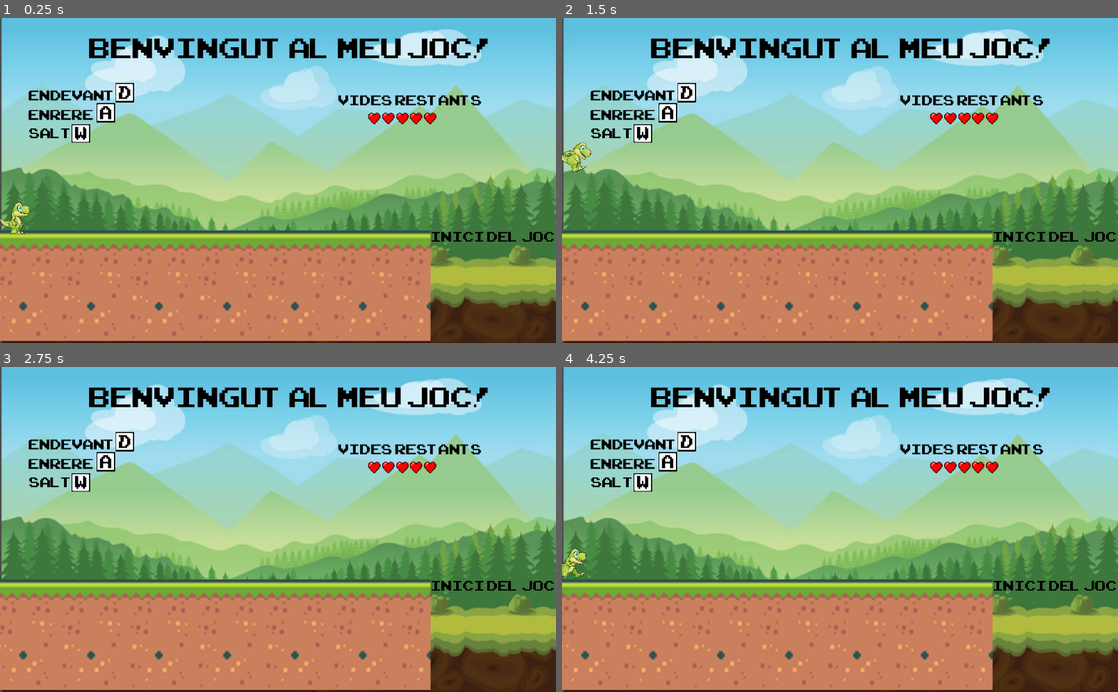
Above: before the commit, frames 1-4 (two rows, left to right).
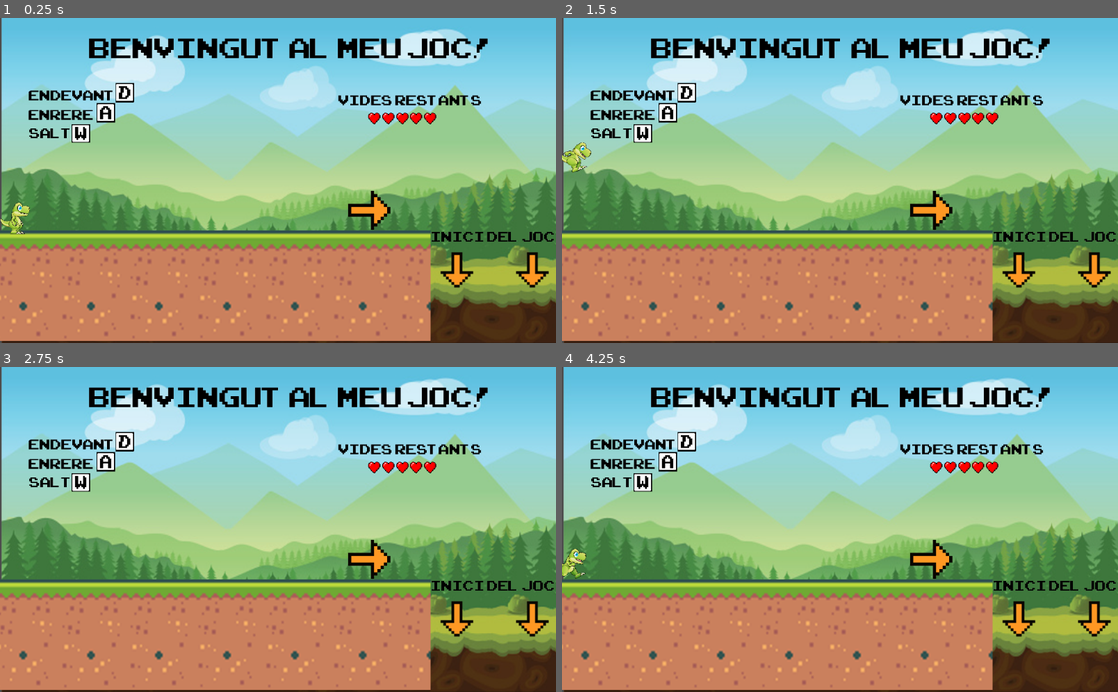
Above: after the commit, the same moments.

Repository: r0gergarc1a/Joc-Godot-Acabat-Roger-Garcia
Game: Godot game, scene res://Escenes/Pantalla Inicial.tscn
Same seed, same stepped clock (60 frames per second), same inputs: the game is played once before the commit and once after it.
Inputs:
- Up to frame 1 (0.25 s): no input
- Up to frame 2 (1.5 s): tap Enter (enter) at 0.5 s; hold Enter (enter) 0.53-1.28 s; tap W (salta) at 0.77 s; tap D (mou_dreta) at 1.35 s
- Up to frame 3 (2.75 s): tap W (salta) at 1.52 s; hold A (mou_esquerra) from 2.03 s (still down)
- Up to frame 4 (4.25 s): tap Space at 2.75 s; release A (mou_esquerra) at 2.78 s; tap Enter (enter) at 2.85, 3.5 s; tap W (salta) at 3.02, 3.77 s; hold D (mou_dreta) from 3.53 s (still down)

The runs differ from the first frame. In frame 1, 1.3% of the frame differs, in the area x 37-100%, y 4-89%; in frame 2, 1.3%; in frame 3, 1.3%; in frame 4, 1.3%.

Commit message:
joc acabat

Diff:
--- a/Escenes/Pantalla Inicial.tscn
+++ b/Escenes/Pantalla Inicial.tscn
@@ -13,15 +13,16 @@
 [ext_resource path="res://Elements/vida.png" type="Texture" id=11]
 [ext_resource path="res://Elements/Lletra/A.PNG" type="Texture" id=12]
 [ext_resource path="res://Elements/Lletra/D.PNG" type="Texture" id=13]
+[ext_resource path="res://c765e9bb40fd38a.png" type="Texture" id=14]
 
 [sub_resource type="RectangleShape2D" id=1]
-extents = Vector2( 207.75, 38 )
+extents = Vector2( 207.75, 36.5 )
 
 [node name="Node2D" type="Node2D"]
 position = Vector2( 3, -1 )
 
 [node name="Fons" type="TextureRect" parent="."]
-margin_right = 1028.0
+margin_right = 1026.0
 margin_bottom = 602.0
 texture = ExtResource( 8 )
 expand = true
@@ -56,7 +57,7 @@
 [node name="Teletransport" type="Area2D" parent="."]
 
 [node name="CollisionShape2D" type="CollisionShape2D" parent="Teletransport"]
-position = Vector2( 996, 559 )
+position = Vector2( 996, 560.5 )
 shape = SubResource( 1 )
 
 [node name="D" type="Sprite" parent="."]
@@ -107,4 +108,21 @@
 [node name="Personatge" parent="." instance=ExtResource( 5 )]
 position = Vector2( 52, 331 )
 
+[node name="C765E9Bb40Fd38a" type="Sprite" parent="."]
+position = Vector2( 841, 461 )
+rotation = 1.5708
+scale = Vector2( 0.5, 0.5 )
+texture = ExtResource( 14 )
+
+[node name="C765E9Bb40Fd38a2" type="Sprite" parent="."]
+position = Vector2( 980, 461 )
+rotation = 1.5708
+scale = Vector2( 0.5, 0.5 )
+texture = ExtResource( 14 )
+
+[node name="C765E9Bb40Fd38a3" type="Sprite" parent="."]
+position = Vector2( 671, 353 )
+scale = Vector2( 0.6, 0.6 )
+texture = ExtResource( 14 )
+
 [connection signal="body_entered" from="Teletransport" to="Personatge" method="_on_Teletransport_body_entered"]
--- a/Escenes/Personatge.tscn
+++ b/Escenes/Personatge.tscn
@@ -19,6 +19,11 @@
 "name": "default",
 "speed": 10.0
 }, {
+"frames": [ ExtResource( 5 ) ],
+"loop": true,
+"name": "Salt2",
+"speed": 5.0
+}, {
 "frames": [ ExtResource( 8 ), ExtResource( 7 ), ExtResource( 6 ), ExtResource( 4 ) ],
 "loop": true,
 "name": "corre",
@@ -27,11 +32,6 @@
 "frames": [ ExtResource( 3 ) ],
 "loop": true,
 "name": "Salt1",
-"speed": 5.0
-}, {
-"frames": [ ExtResource( 5 ) ],
-"loop": true,
-"name": "Salt2",
 "speed": 5.0
 } ]
 
Not shown: 1 places in Escenes/Pantalla Inicial.tscn that only renumber resources
Binary file added: c765e9bb40fd38a.png
Not shown, added: c765e9bb40fd38a.png.import
